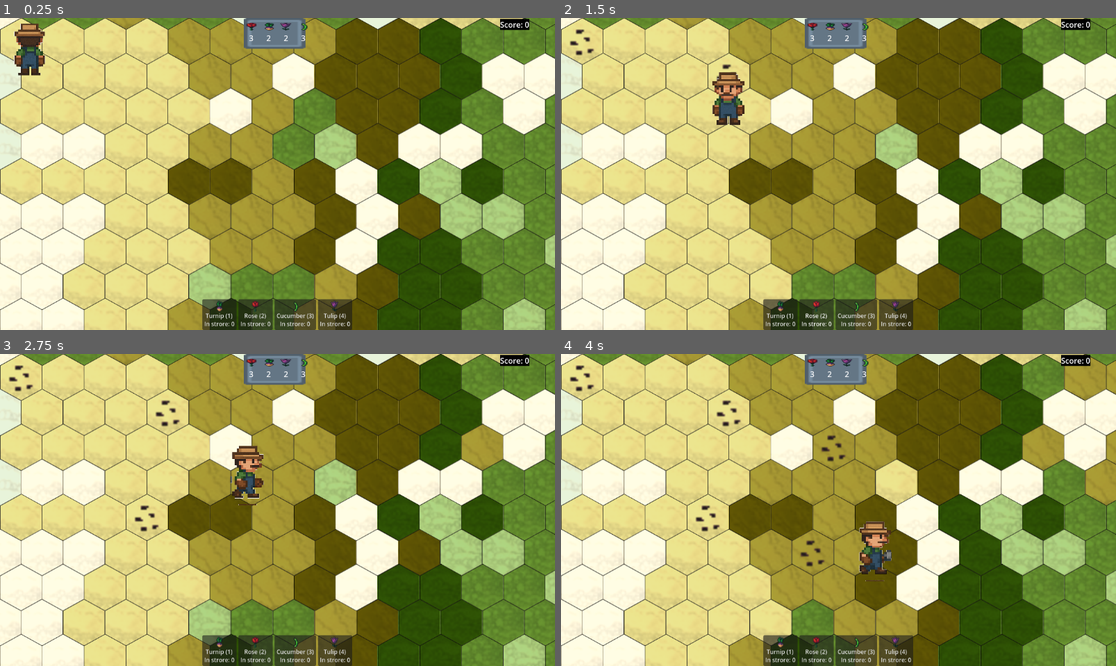
Above: before the commit, frames 1-4 (two rows, left to right).
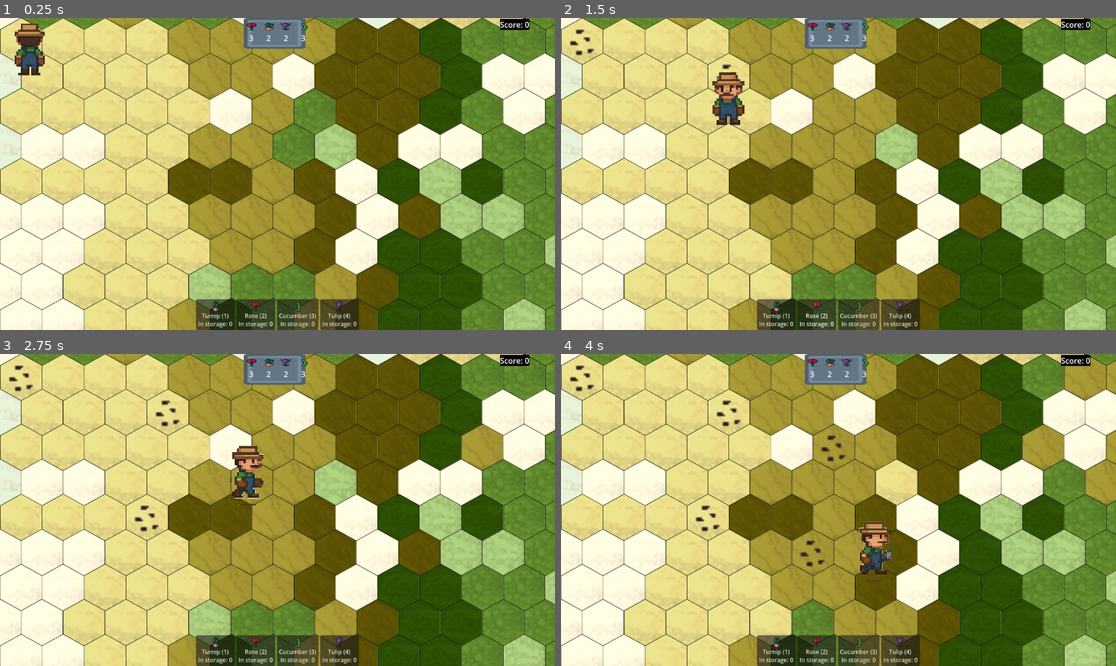
Above: after the commit, the same moments.

Repository: BlueDespero/slavicgamejam2025
Game: Godot game, scene res://main.tscn
The game is run twice, just before and just after one commit, with the same random seed, the same clock (stepped at 60 frames per second) and the same inputs.
Inputs (mouse positions are in pixels of both pictures, inside the frame that each line leads up to):
- Up to frame 1 (0.25 s): no input
- Up to frame 2 (1.5 s): tap Enter at 0.5 s; move the mouse to (960, 158) at 0.52 s; tap 1 at 0.6 s; click (960, 158) at 0.67 s; move the mouse to (727, 189) at 1.27 s; tap 2 at 1.35 s; click (727, 189) at 1.42 s
- Up to frame 3 (2.75 s): move the mouse to (333, 441) at 2.02 s; tap 3 at 2.1 s; click (333, 441) at 2.17 s
- Up to frame 4 (4 s): move the mouse to (810, 572) at 2.77 s; tap 4 at 2.85 s; click (810, 572) at 2.92 s; move the mouse to (1005, 556) at 3.52 s; tap 1 at 3.6 s; click (1005, 556) at 3.67 s

The runs differ from the first frame. In frame 1, 1.0% of the frame differs, in the area x 35-65%, y 89-100%; in frame 2, 1.0%; in frame 3, 1.0%; in frame 4, 1.0%.

Commit message:
Randomly update storage and button texts

Diff:
--- a/EventBus.gd
+++ b/EventBus.gd
@@ -1,3 +1,4 @@
 extends Node
 
 signal plant_selected(plant_cls)
+signal storage_updated(key: String, new_value: int)
--- a/GUI/plant_button.gd
+++ b/GUI/plant_button.gd
@@ -4,7 +4,10 @@
 var assigned_key: Key
 var button_name: String
 var cls_instance: GDScript
-var plant_button_text_template: String = "%s (%d) \nIn strore: %d"
+var plant_button_text_template: String = "%s (%d) \nIn storage: %d"
+
+func _ready() -> void:
+	EventBus.storage_updated.connect(_update_button_text)
 
 func initialize_from_grid(spritesheet: Texture2D, plant: Dictionary, cell_size: int) -> void:
 	var x = plant.sprite_positions.x * cell_size
@@ -18,7 +21,7 @@
 	button_name = plant.name
 	assigned_key = plant.key
 
-	text = plant_button_text_template % [plant.name, plant.key - 48, 0]
+	text = plant_button_text_template % [plant.name, plant.key - 48, GameData.storage[plant.name]]
 	add_theme_font_size_override("font_size", 12)
 	icon = button_icon
 	cls_instance = {
@@ -36,9 +39,6 @@
 
 	mouse_filter = Control.MOUSE_FILTER_IGNORE
 
-func _ready() -> void:
-	pass
-
 func _input(event: InputEvent) -> void:
 	if event is InputEventKey and event.pressed:
 		if event.keycode == assigned_key:
@@ -52,5 +52,7 @@
 	var tween = create_tween()
 	tween.tween_property(self, "modulate", Color.WHITE, 0.3)
 
-func _process(delta: float) -> void:
-	pass
+func _update_button_text(plant_key: String, new_value: int) -> void:
+	if plant_key == button_name:
+		var plant = Constants.plants[plant_key]
+		text = plant_button_text_template % [plant.name, plant.key - 48, new_value]
--- a/game_data.gd
+++ b/game_data.gd
@@ -1,3 +1,16 @@
 extends Node
 
 var score: int = 0
+var storage: Dictionary = {}
+
+func _ready() -> void:
+	initialize_storage()
+
+func initialize_storage() -> void:
+	for plant in Constants.plants.keys():
+		storage[plant] = 0
+
+func _on_timer_timeout() -> void:
+	var plant_key = Constants.plants.keys().pick_random()
+	storage[plant_key] += 1
+	EventBus.storage_updated.emit(plant_key, storage[plant_key])
--- a/main.tscn
+++ b/main.tscn
@@ -16,3 +16,9 @@
 
 [node name="GameData" type="Node" parent="."]
 script = ExtResource("4_1bvp3")
+
+[node name="RandomlyAddToStorage" type="Timer" parent="GameData"]
+wait_time = 5.0
+autostart = true
+
+[connection signal="timeout" from="GameData/RandomlyAddToStorage" to="GameData" method="_on_timer_timeout"]
